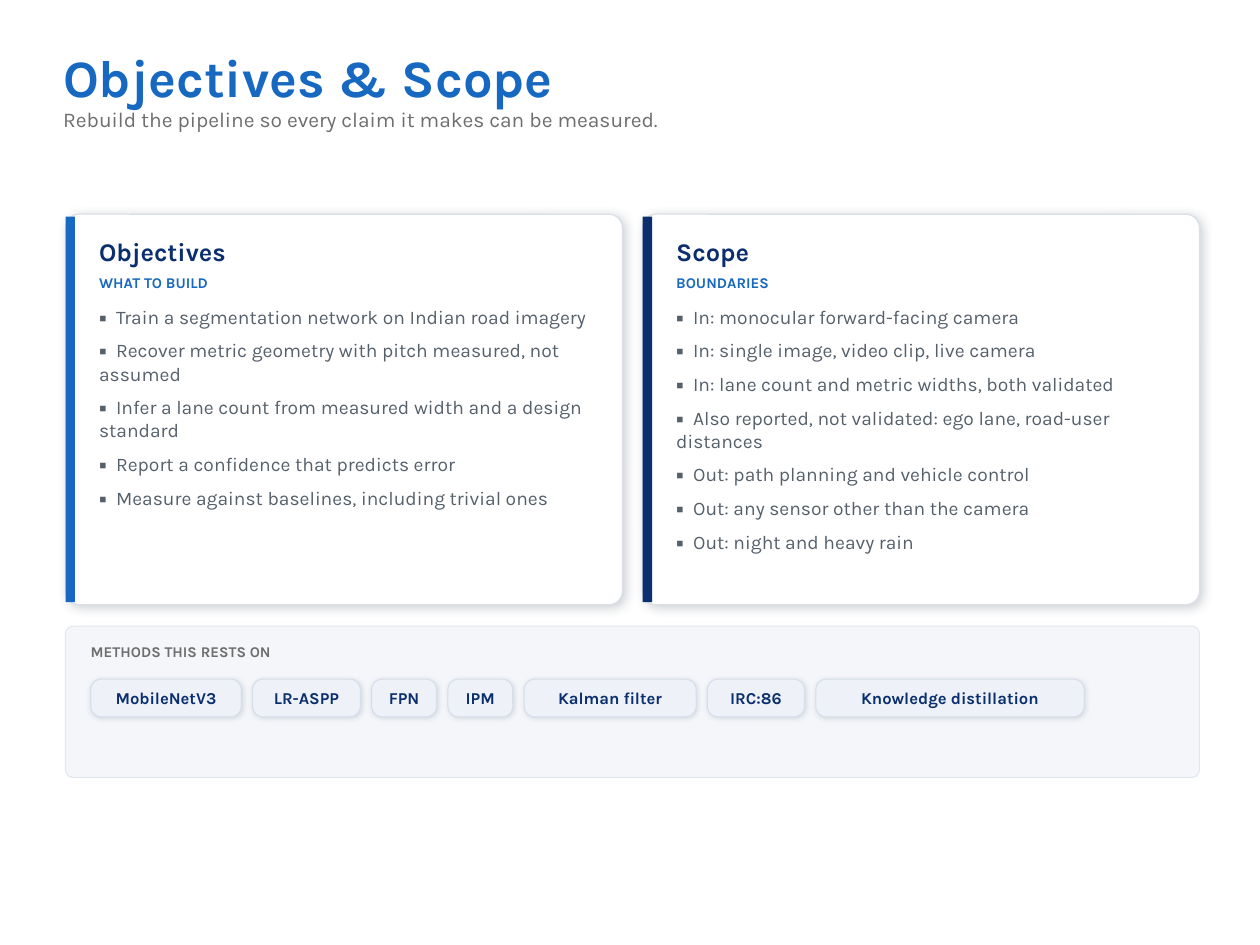
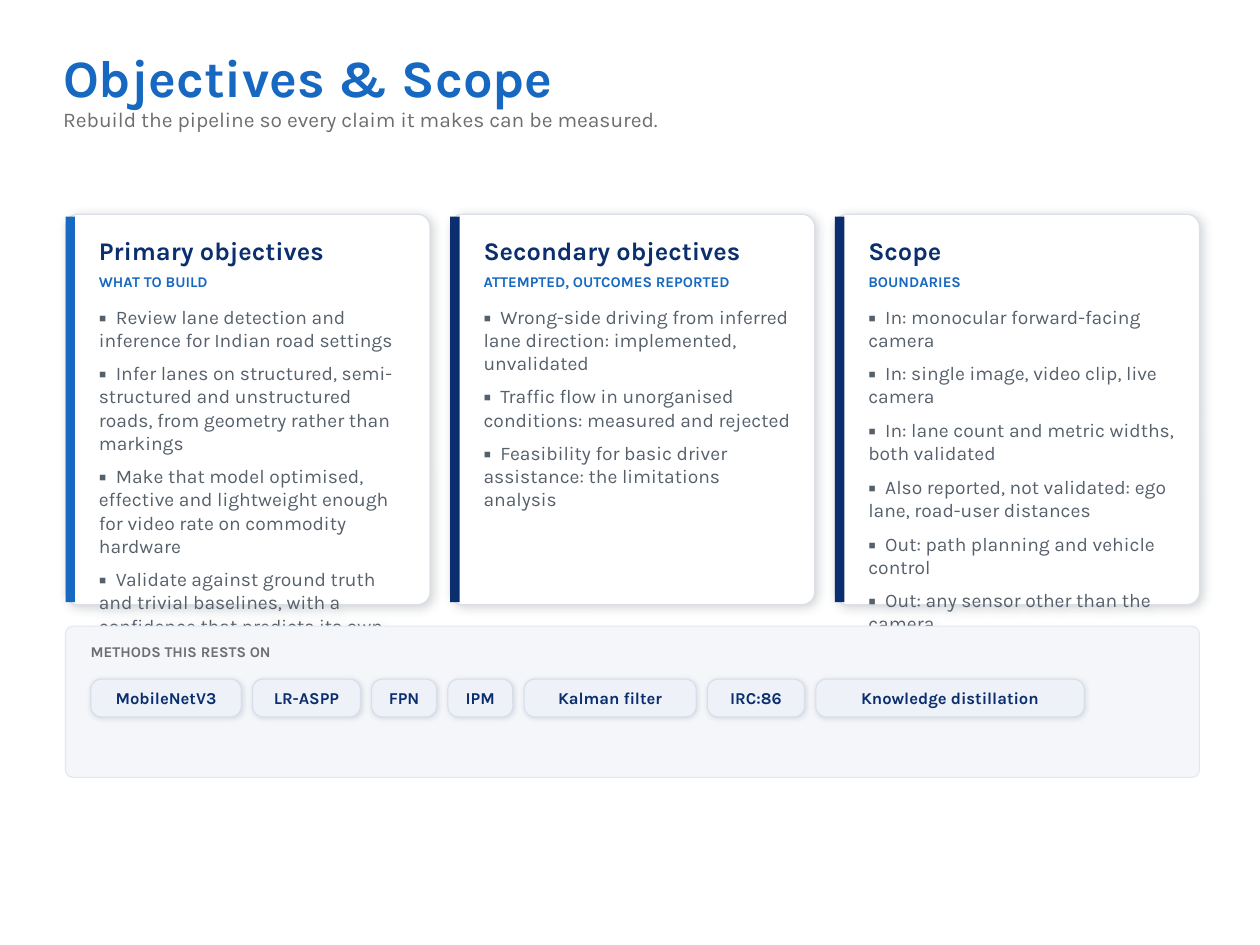
Before and after one commit to Arkanobot/VisionBasedLaneInference, a slide deck: slide 3 of deliverables/Capstone_Presentation.pptx. Drawn at 1260x945 pixels with LibreOffice and Linux fonts; fonts in the diff are those of the drawing; background and template pictures are left out. Boxes give left, top, right and bottom in pixels: in the first picture for what was removed or moved away, otherwise in the second. Text is boxed around its words. In the diff, an @@ line names an element or a change of style, - is before the commit and + after.

Commit message:
Chore: update ppt and add report files - add shorter ppt version, modifiy presentation as per mentor guidance, update report and add summary

```diff
--- a/deliverables/Capstone_Presentation.pptx
+++ b/deliverables/Capstone_Presentation.pptx
@@ rounded rectangle removed at <box>66,214,622,605</box> @@
-Objectives
-WHAT TO BUILD
-▪ Train a segmentation network on Indian road imagery
-▪ Recover metric geometry with pitch measured, not assumed
-▪ Infer a lane count from measured width and a design standard
-▪ Report a confidence that predicts error
-▪ Measure against baselines, including trivial ones
@@ rounded rectangle added at <box>66,214,430,605</box>, fill #FFFFFF, outline #DCE0E6 0.75 pt, 11 pt, text #55606B @@
+Primary objectives
+WHAT TO BUILD
+▪ Review lane detection and inference for Indian road settings
+▪ Infer lanes on structured, semi-structured and unstructured roads, from geometry rather than markings
+▪ Make that model optimised, effective and lightweight enough for video rate on commodity hardware
+▪ Validate against ground truth and trivial baselines, with a confidence that predicts its own error
@@ rectangle: place and size @@
-rectangle at <box>643,217,651,602</box>
+rectangle at <box>450,217,459,602</box>
@@ rounded rectangle added at <box>450,214,814,605</box>, fill #FFFFFF, outline #DCE0E6 0.75 pt, 11 pt, text #55606B @@
+Secondary objectives
+ATTEMPTED, OUTCOMES REPORTED
+▪ Wrong-side driving from inferred lane direction: implemented, unvalidated
+▪ Traffic flow in unorganised conditions: measured and rejected
+▪ Feasibility for basic driver assistance: the limitations analysis
@@ rounded rectangle "Scope": place and size @@
-rounded rectangle "Scope" at <box>643,214,1200,605</box>
+rounded rectangle "Scope" at <box>835,214,1200,605</box>
@@ rectangle added at <box>835,217,844,602</box>, fill #0A2E6E @@
```
Also in this commit, not shown: 1 other slide changed, 9 other files.
